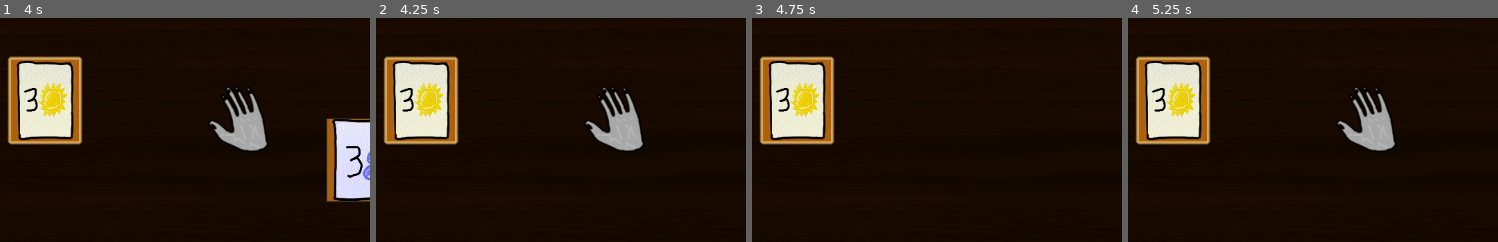
Above: before the commit, frames 1-4 (left to right).
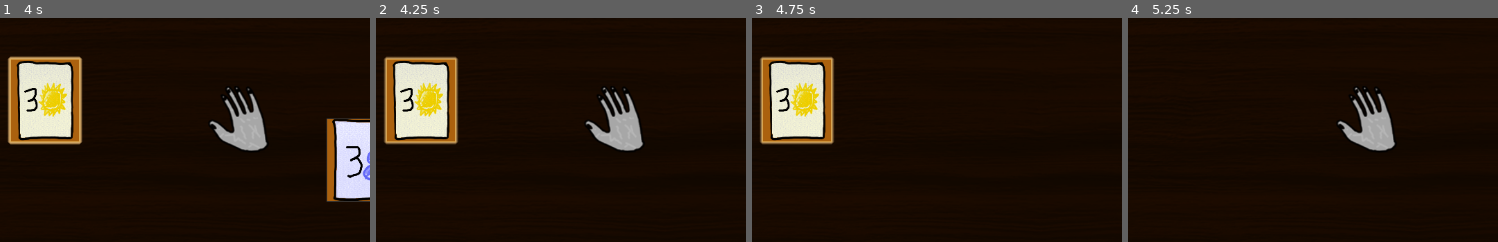
Above: after the commit, the same moments.

Repository: ftekverk/sellyourlife
Game: Godot game, scene res://our_development/finn_dev.tscn
Same seed, same stepped clock (60 frames per second), same inputs: the game is played once before the commit and once after it. The project has no main scene, so this scene is started directly.
Inputs (mouse positions are % of the whole screen's width and height, from its top left):
- Up to frame 1 (4 s): tap Enter at 0.5, 2.75 s; drag from (44, 91) to (33, 46) at 0.52 s; drag from (49, 91) to (33, 46) at 1.27 s; tap Space at 2, 3.5 s; move the mouse to (54, 91) at 2.02 s; press the mouse at (54, 91) at 2.03 s; release the mouse at (54, 91) at 2.75 s; drag from (33, 46) to (76, 59) at 2.77 s; drag from (33, 46) to (59, 50) at 3.52 s
- Up to frame 2 (4.25 s): no input
- Up to frame 3 (4.75 s): drag from (21, 35) to (54, 91) at 4.27 s
- Up to frame 4 (5.25 s): move the mouse to (59, 50) at 5.02 s; press the mouse at (59, 50) at 5.03 s
The pictures show only the part of the screen within x 27-77%, y 27-77%; the shares and areas given below are measured in that part.

Frame 1 is identical in both runs. In frame 2, 0.6% of the frame differs, in the area x 2-23%, y 17-57%; in frame 3, 0.6%; in frame 4, 7.5%, in the area x 2-23%, y 16-57%.

Commit message:
remove player card after

Diff:
--- a/scripts/game_handler.gd
+++ b/scripts/game_handler.gd
@@ -14,6 +14,7 @@
 # Signals
 signal changeSeason
 signal removeDealerCard
+signal removePlayerCard
 
 # Important variable
 var dealer_hand := []
@@ -44,10 +45,6 @@
 
 	var player_card = player_card_ui.card
 
-	print("Played Card Value: ", player_card.value)
-	print("Played Card Suit: ", player_card.suit)
-
-
 #	1.) Get a card from the dealer and determine if win
 	var dealer_card = dealer.choose_card_to_play(dealer_hand)
 
@@ -55,17 +52,9 @@
 	dealer_card.position = dealer_drop_location.position
 
 
-
 	await get_tree().create_timer(3).timeout
 	dealer_card.position = Vector2(1000, 1000)
-
-	#dealer_card.reparent(dealer_drop_location)
-	#print("reparented to: ", dealer_drop_location)
-
-	#dealer_card.postion = Vector2(300, 300)
 	print("dealer_card value: ", dealer_card.card.value)
-
-
 
 
 #	2.) Determine if win
@@ -78,13 +67,15 @@
 
 #	3.) Remove dealer card
 	removeDealerCard.emit(dealer_card)
+	print("player card: ", player_card)
+	player_card_ui.visible = false
 
 
-#	3.) Handle Betting
+#	4.) Handle Betting
 
 
 
-#	4.) Change Season
+#	5.) Change Season
 	print("Emitting season")
 	changeSeason.emit()
 
Not shown: 1 places in our_development/finn_dev.tscn that only renumber resources
